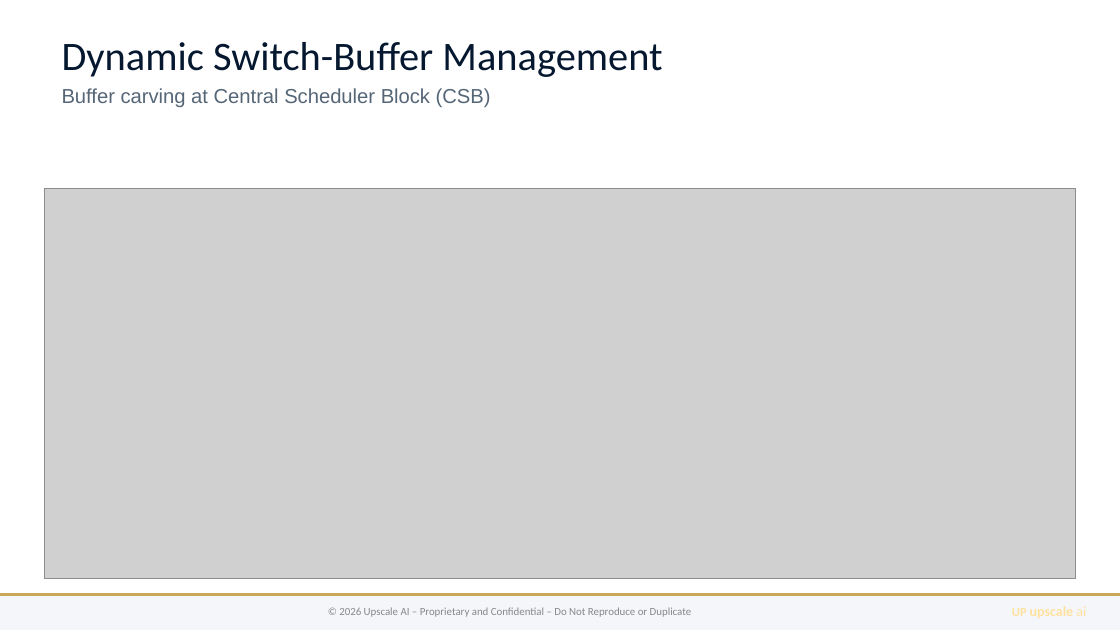
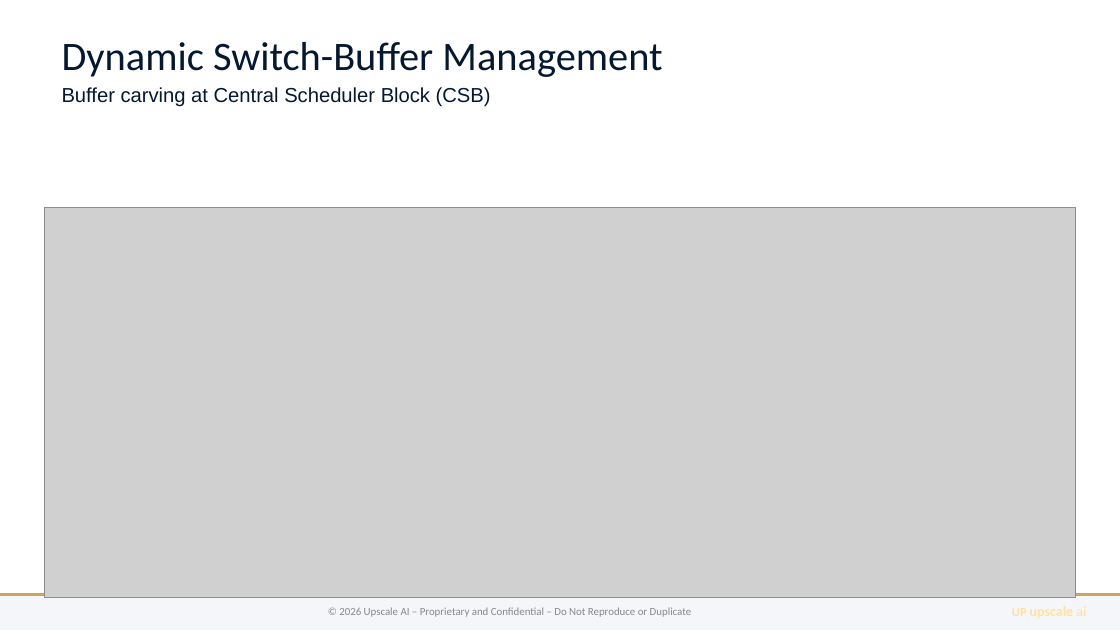
Before and after one commit to upscale-ai-network/agent-template, a slide deck: slide 2 of dt100/bugatti-qos-architecture.pptx. Drawn at 1120x630 pixels with LibreOffice and Linux fonts; fonts in the diff are those of the drawing; grey boxes stand for pictures. Boxes give left, top, right and bottom in pixels: in the first picture for what was removed or moved away, otherwise in the second. Text is boxed around its words. In the diff, an @@ line names an element or a change of style, - is before the commit and + after.

```diff
--- a/dt100/bugatti-qos-architecture.pptx
+++ b/dt100/bugatti-qos-architecture.pptx
@@ text "Dynamic Switch-Buffer Management" at <box>62,42,662,107</box>: text colour #556677 to #051830 in "Buffer carving at Central Scheduler Block (CSB)"; less space between paragraphs @@
@@ picture: place and size @@
-picture at <box>45,188,1075,578</box>
+picture at <box>45,207,1075,597</box>
```
Also in this commit, not shown: 3 other slides changed, 5 other files.
